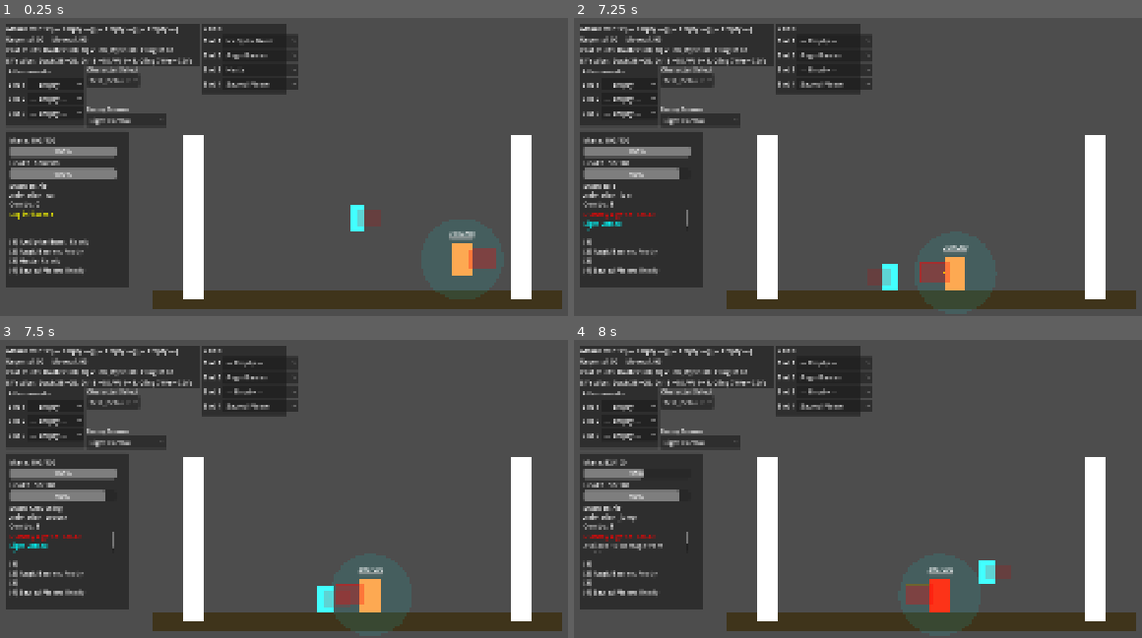
Above: before the commit, frames 1-4 (two rows, left to right).
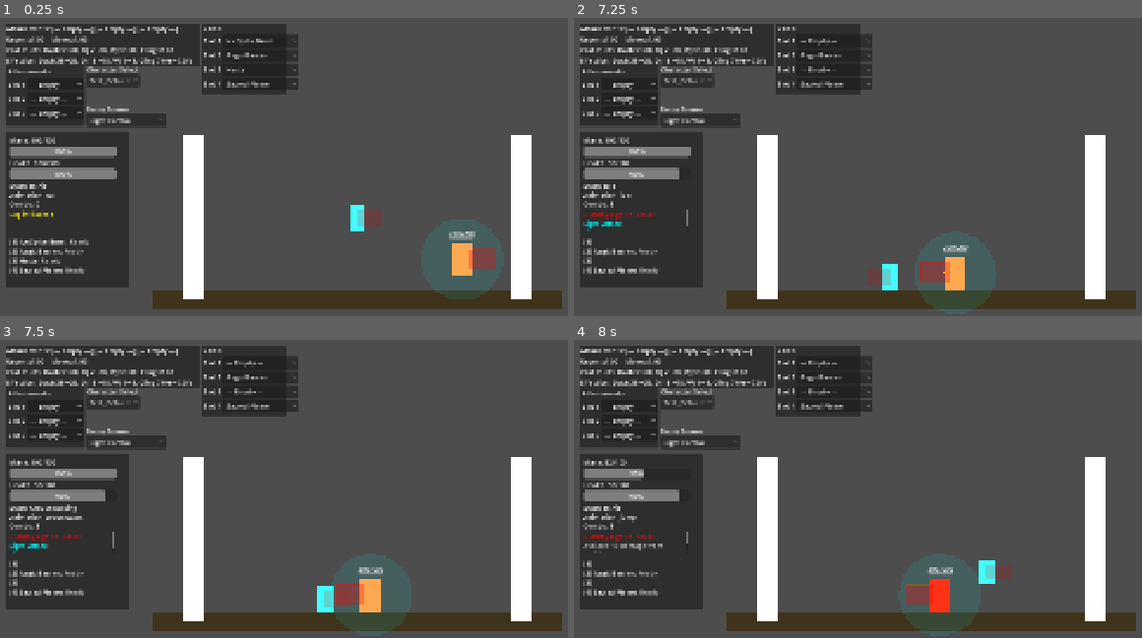
Above: after the commit, the same moments.

Repository: Korasyl/ManaBrawl
Game: Godot game, scene res://scenes/test_environment/test_environment.tscn
The game is run twice, just before and just after one commit, with the same random seed, the same clock (stepped at 60 frames per second) and the same inputs.
Inputs (mouse positions are in pixels of both pictures, inside the frame that each line leads up to):
- Up to frame 1 (0.25 s): no input
- Up to frame 2 (7.25 s): click "— Empty —" at 0.5 s; click "— Empty —" at 1.25 s; click "— Empty —" at 2 s; click "Test_Default" at 2.75 s; click "Light Combo" at 3.5 s; click "Ice Spike Burst" at 4.25 s; click "Aegis Barrier" at 5 s; click "Haste" at 5.75 s; click "Sacred Flame" at 6.5 s
- Up to frame 3 (7.5 s): move the mouse to (528, 393) at 7.27 s; hold D (move_right) from 7.28 s (still down); hold S (crouch) from 7.28 s (still down)
- Up to frame 4 (8 s): keep holding D (move_right); keep holding S (crouch); tap W (jump) at 7.52, 7.82 s; tap Space (dash) at 7.55 s

Frames 1-2 are identical in both runs. In frame 3, less than 0.1% of the frame differs, in the area x 10-15%, y 55-61%; in frame 4, nothing differs.

Commit message:
Separate crouch/crouchwalk states and add wall coalescence
Crouching vs crouchwalking:
- is_crouching: stationary crouch (holding S, no movement input)
- is_crouchwalking: moving while crouched (holding S + left/right)
- Distinct animation states ("crouch" vs "crouchwalk") and HUD labels
- Both states explicitly reset each frame to avoid stale values

Wall coalescence:
- Detects wall cling/slide state when coalescence starts and uses
  "coalesce_wall" animation (alongside existing ground/air variants)
- HUD prefixes "Wall " to coalescence state when on a wall
- No mechanical change needed: gravity is already disabled during
  coalescence and velocity is zeroed, so wall hover works naturally

https://claude.ai/code/session_01LHopaQ4BnuNrvqAx9Un1At

Diff:
--- a/characters/player.gd
+++ b/characters/player.gd
@@ -37,7 +37,8 @@
 
 ## Movement state
 var is_sprinting: bool = false
-var is_crouching: bool = false
+var is_crouching: bool = false      # Stationary crouch (holding crouch, no movement)
+var is_crouchwalking: bool = false   # Moving while crouched
 var can_double_jump: bool = true
 var dash_available: bool = true
 var is_dashing: bool = false
@@ -351,16 +352,23 @@
 	var target_speed := 0.0
 
 	if on_ground:
+		var crouch_held := Input.is_action_pressed("crouch")
+
 		if input_dir != 0:
-			is_crouching = Input.is_action_pressed("crouch")
-			is_sprinting = Input.is_action_pressed("sprint") and not is_crouching
-
-			if is_crouching:
+			is_crouchwalking = crouch_held
+			is_crouching = false
+			is_sprinting = Input.is_action_pressed("sprint") and not is_crouchwalking
+
+			if is_crouchwalking:
 				target_speed = stats.crouch_speed
 			elif is_sprinting:
 				target_speed = stats.sprint_speed
 			else:
 				target_speed = stats.walk_speed
+		else:
+			is_crouchwalking = false
+			is_crouching = crouch_held
+			is_sprinting = false
 
 		# Snapshot speed for air cap whenever we're grounded
 		air_speed_cap = target_speed if target_speed > 0 else stats.walk_speed
@@ -538,10 +546,11 @@
 	elif block_broken:
 		state = "Block Broken (%.1fs)" % block_broken_timer
 	elif is_coalescing:
+		var wall_prefix := "Wall " if (is_wall_clinging or is_wall_sliding) else ""
 		if coalescence_startup_timer > 0:
-			state = "Coalescing... (%.1fs)" % coalescence_startup_timer
+			state = "%sCoalescing... (%.1fs)" % [wall_prefix, coalescence_startup_timer]
 		else:
-			state = "COALESCING! (Mult Regen)"
+			state = "%sCOALESCING! (Mult Regen)" % wall_prefix
 	elif coalescence_recovery_timer > 0:
 		state = "Recovery (%.1fs)" % coalescence_recovery_timer
 	elif coalescence_spell_lockout > 0:
@@ -579,6 +588,8 @@
 		state = "Boost Window (%.1fs)" % crouch_boost_window_timer
 	elif is_sprinting:
 		state = "Sprinting"
+	elif is_crouchwalking:
+		state = "Crouchwalking"
 	elif is_crouching:
 		state = "Crouching"
 	elif abs(velocity.x) > 5.0:
@@ -747,8 +758,10 @@
 	elif is_blocking:
 		anim = "block"
 	elif is_coalescing:
-		# Different coalesce animations based on ground vs air
-		if is_on_floor():
+		# Different coalesce animations based on ground / wall / air
+		if is_wall_clinging or is_wall_sliding:
+			anim = "coalesce_wall"
+		elif is_on_floor():
 			anim = "coalesce_ground"
 		else:
 			anim = "coalesce_air"
@@ -764,6 +777,8 @@
 			anim = "jump"
 		else:
 			anim = "fall"
+	elif is_crouchwalking:
+		anim = "crouchwalk"
 	elif is_crouching or crouch_boost_charged or crouch_boost_charge_timer > 0:
 		anim = "crouch"
 	elif abs(velocity.x) > 0:
